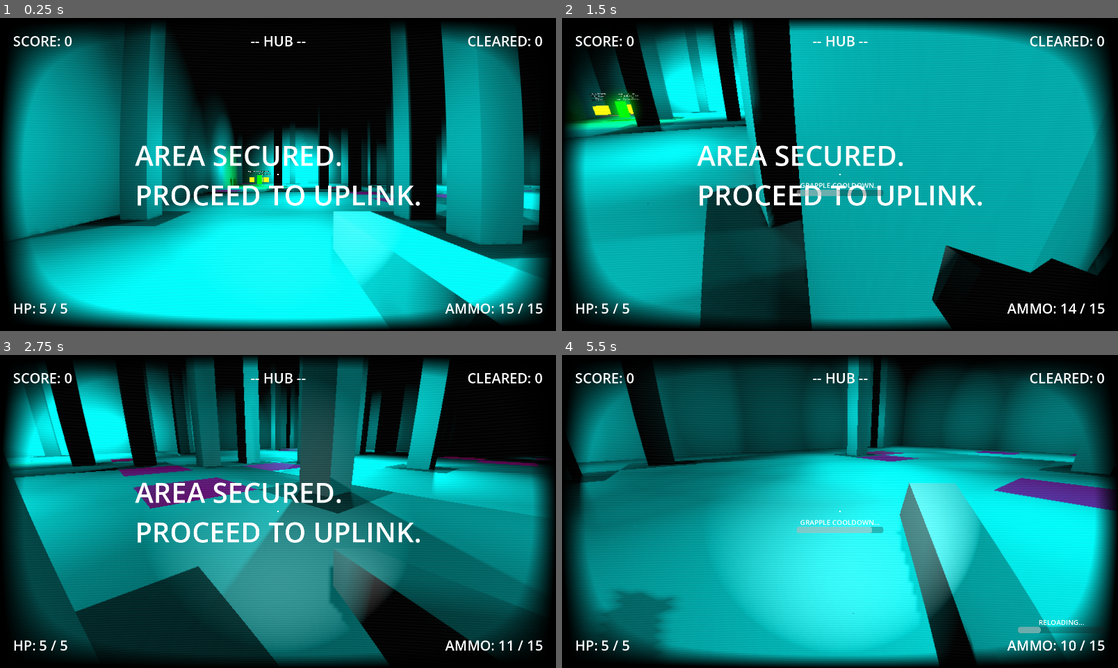
Above: before the commit, frames 1-4 (two rows, left to right).
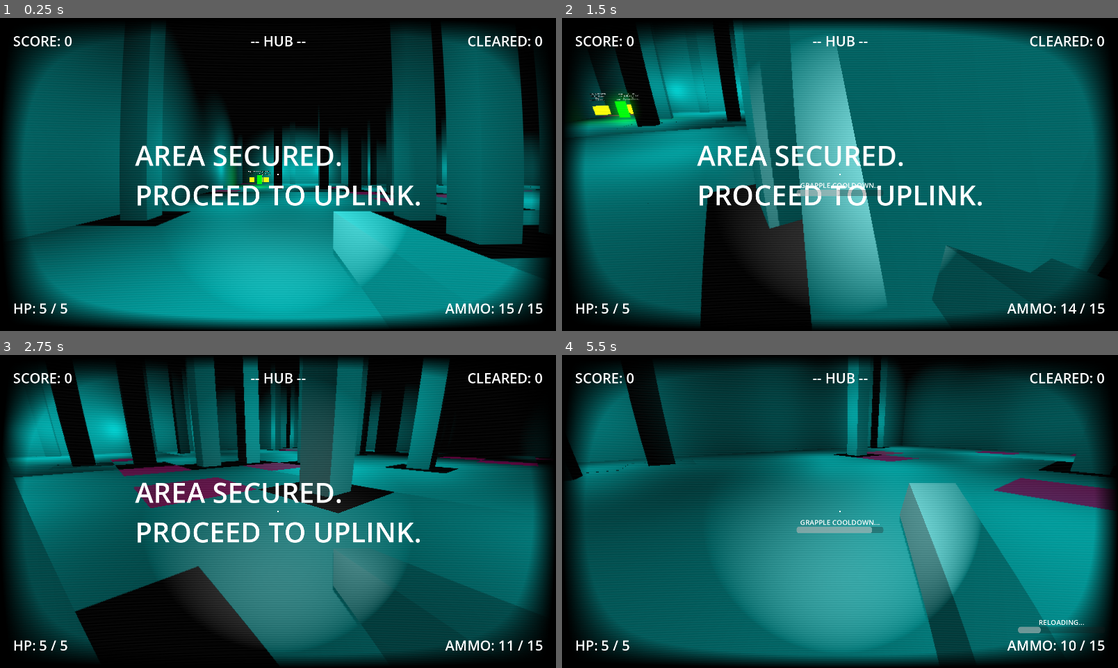
Above: after the commit, the same moments.

Repository: EnderiousGaming/R0-0TRoguelike
Game: Godot game, scene res://scenes/world.tscn
Two runs of this game, one before a commit and one after it. Both use one fixed random seed, a clock stepped at 60 frames per second and the inputs below. This scene is started directly instead of the project's main scene.
Inputs (mouse positions are in pixels of both pictures, inside the frame that each line leads up to):
- Up to frame 1 (0.25 s): no input
- Up to frame 2 (1.5 s): move the mouse to (867, 174) at 0.52 s; hold W (move_forward) from 0.53 s (still down); right-click (867, 174) at 0.6 s; click (867, 174) at 0.67 s; tap Space (jump) at 0.77 s; move the mouse to (812, 174) at 1.27 s; tap E (interact) at 1.35 s
- Up to frame 3 (2.75 s): keep holding W (move_forward); tap Space (jump) at 1.52 s; move the mouse to (289, 505) at 2.02 s; press the mouse at (289, 505) at 2.03 s
- Up to frame 4 (5.5 s): keep holding W (move_forward); move the mouse to (834, 517) at 2.77 s; release the mouse at (834, 517) at 2.78 s; right-click (834, 517) at 2.85 s; click (834, 517) at 2.92 s; tap Space (jump) at 3.02, 3.77, 4.52 s; move the mouse to (878, 514) at 3.52 s; tap E (interact) at 3.6 s; tap R (reload) at 4.15 s; move the mouse to (795, 508) at 4.27 s; click (795, 508) at 4.35 s; move the mouse to (845, 511) at 5.02 s; right-click (845, 511) at 5.1 s; click (845, 511) at 5.17 s

The runs differ from the first frame. In frame 1, 59% of the frame differs, in the area x 1-99%, y 3-99%; in frame 2, 79%, in the area x 1-98%, y 1-99%; in frame 3, 39%; in frame 4, 60%.

Commit message:
optimized WFC level to be less laggy

Diff:
--- a/project.godot
+++ b/project.godot
@@ -34,6 +34,7 @@
 
 enemy=""
 boss=""
+hazards=""
 
 [input]
 
--- a/scenes/hazard_zone.tscn
+++ b/scenes/hazard_zone.tscn
@@ -5,7 +5,7 @@
 [sub_resource type="BoxShape3D" id="BoxShape3D_lha6d"]
 size = Vector3(4, 2, 4)
 
-[node name="HazardZone" type="Area3D" unique_id=79968549]
+[node name="HazardZone" type="Area3D" unique_id=79968549 groups=["hazards"]]
 collision_mask = 7
 script = ExtResource("1_gvd4f")
 
--- a/scenes/world.tscn
+++ b/scenes/world.tscn
@@ -73,5 +73,10 @@
 wait_time = 8.0
 autostart = true
 
+[node name="UniversalFloor" type="CSGBox3D" parent="." unique_id=1634531523]
+transform = Transform3D(1, 0, 0, 0, 1, 0, 0, 0, 1, 0, 1.59, 0)
+use_collision = true
+size = Vector3(250, 1, 250)
+
 [connection signal="timeout" from="WaveDirector/Timer" to="WaveDirector" method="_on_timer_timeout"]
 [connection signal="timeout" from="HazardShiftTimer" to="NavigationRegion3D/GridMap" method="_on_hazard_shift_timer_timeout"]
--- a/scripts/hazard_zone.gd
+++ b/scripts/hazard_zone.gd
@@ -5,6 +5,10 @@
 var timer = 0.0
 
 func _physics_process(delta):
+
+	if not monitoring:
+		return # Stop right here! Don't do the math below.
+
 	timer += delta
 
 	if timer >= tick_rate:
@@ -27,3 +31,11 @@
 				if body.has_method("take_damage"):
 					body.take_damage(damage_amount)
 					# Optional: print("SYSTEM: Daemon taking Corrupted Domain damage.")
+
+func set_hazard_active(is_active: bool):
+	$CollisionShape3D.set_deferred("disabled", not is_active)
+	set_deferred("monitoring", is_active)
+	visible = is_active
+
+	# Tell Godot to stop running _physics_process for this node!
+	set_physics_process(is_active)
--- a/scripts/wfc_generator.gd
+++ b/scripts/wfc_generator.gd
@@ -111,53 +111,6 @@
 	print("SYSTEM: Map Generation Complete!")
 
 	# ==========================================
-	# THE PILLAR PLASTER PASS (Filling the holes)
-	# ==========================================
-
-	# 1. Clean up old patches from the last generation
-	for child in get_children():
-		if child.name.begins_with("PillarPatch"):
-			child.queue_free()
-
-	# 2. Find every single Pillar on the map
-	var pillar_cells = get_used_cells_by_item(TILE_PILLAR)
-	var patch_count = 0
-
-	for cell in pillar_cells:
-		# 3. Build a local 4x4 floor patch for this specific hole
-		var patch = StaticBody3D.new()
-		patch.name = "PillarPatch_" + str(patch_count)
-
-		# Give it the exact dimensions of your standard floor tile (4x0.2x4)
-		var collision = CollisionShape3D.new()
-		var box_shape = BoxShape3D.new()
-		box_shape.size = Vector3(4.0, 0.2, 4.0)
-		collision.shape = box_shape
-		patch.add_child(collision)
-
-		# Build the visual mesh so it isn't an invisible bridge
-		var mesh_instance = MeshInstance3D.new()
-		var visual_mesh = BoxMesh.new()
-		visual_mesh.size = box_shape.size
-		mesh_instance.mesh = visual_mesh
-
-		# Optional: Create a quick material to make it match your GridMap floor color!
-		var mat = StandardMaterial3D.new()
-		mat.albedo_color = Color(0.25, 0.25, 0.25) # Tweak this to match your floor
-		visual_mesh.material = mat
-
-		patch.add_child(mesh_instance)
-
-		# 4. Snap it to the exact same cell center as the Pillar
-		patch.position = map_to_local(cell)
-
-		# 5. Add it to the world
-		add_child(patch)
-		patch_count += 1
-
-	print("SYSTEM: ", patch_count, " Pillar holes plastered perfectly flush.")
-
-	# ==========================================
 	# CEILING GENERATION PASS
 	# ==========================================
 	# Aureus is 4 meters tall, so the ceiling must be AT LEAST Y=5.
@@ -210,7 +163,7 @@
 				new_light.light_color = Color.CYAN
 				new_light.light_energy = 3.0
 				new_light.omni_range = 15.0
-				new_light.shadow_enabled = true
+				new_light.shadow_enabled = false
 				add_child(new_light)
 				new_light.global_position = to_global(map_to_local(cell)) + Vector3(0, 4.0, 0)
 				lights_placed += 1
--- a/scripts/world.gd
+++ b/scripts/world.gd
@@ -54,6 +54,9 @@
 	for daemon in remaining_enemies:
 		daemon.queue_free()
 
+	# --- NEW LINE: TURN OFF HAZARDS ---
+	get_tree().call_group("hazards", "set_hazard_active", false)
+
 	# 3. Broadcast the secure message to the player
 	var player = get_tree().get_first_node_in_group("player")
 	if player and player.has_method("announce"):
